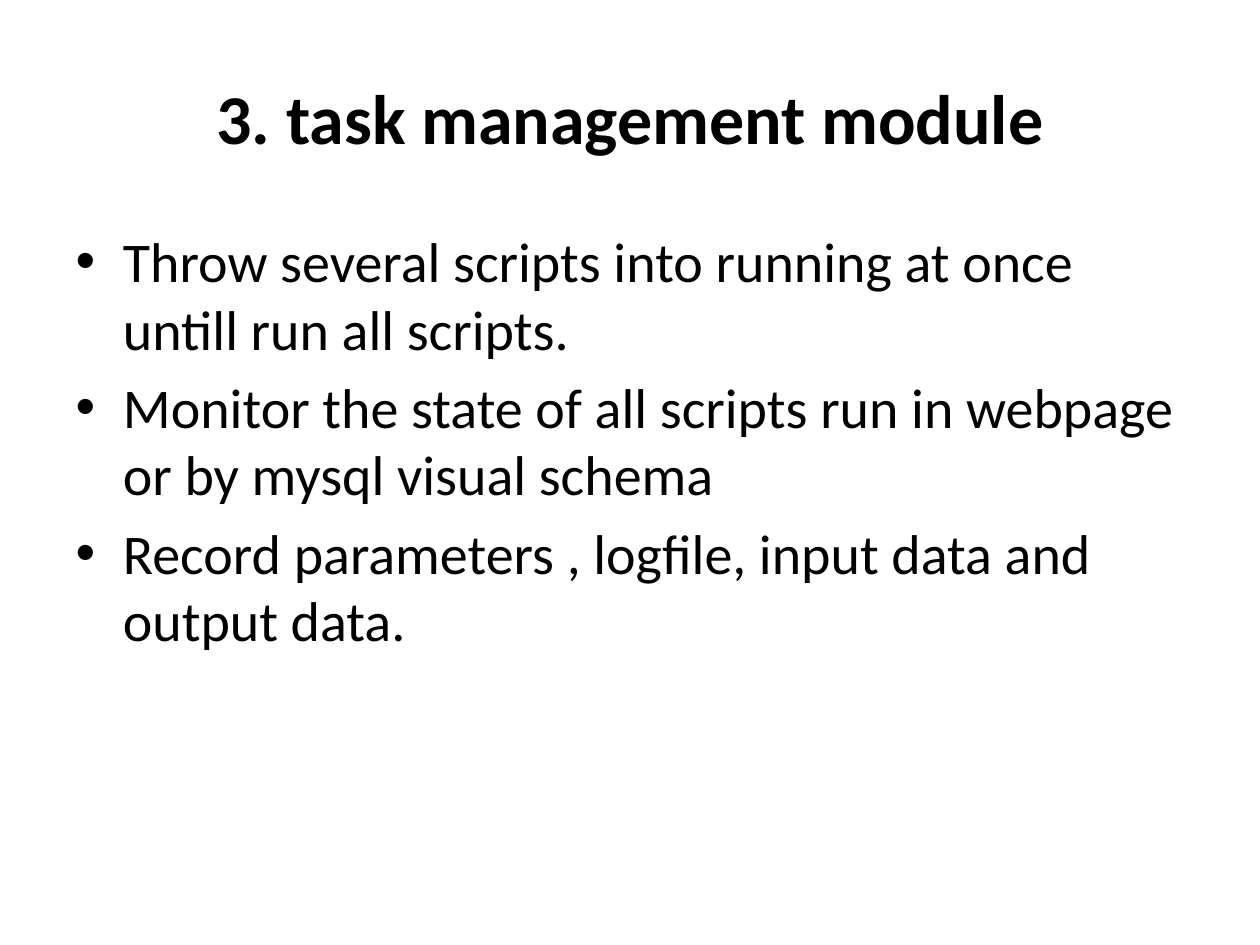
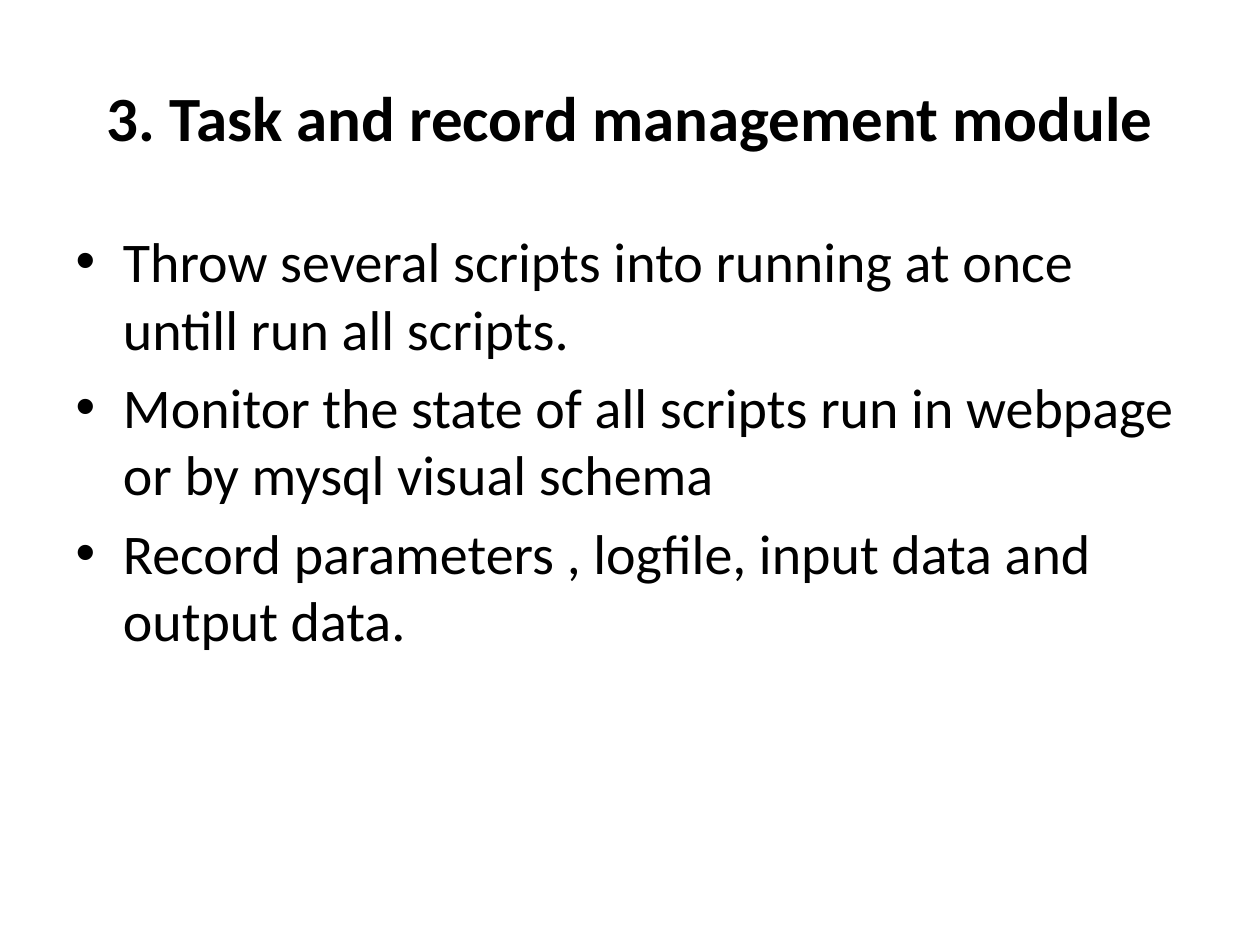
Before and after one commit to vitogump/lifelit, a slide deck: slide 10 of userGuide.pptx. Drawn at 1260x945 pixels with LibreOffice and Linux fonts; fonts in the diff are those of the drawing. Boxes give left, top, right and bottom in pixels: in the first picture for what was removed or moved away, otherwise in the second. Text is boxed around its words. In the diff, an @@ line names an element or a change of style, - is before the commit and + after.

```diff
--- a/userGuide.pptx
+++ b/userGuide.pptx
@@ title at box(107, 96, 1153, 152): text changed; size 40 to 36 pt @@
-3. task management module
+3. Task and record management module
```
Also in this commit, not shown: 2 other slides changed.
